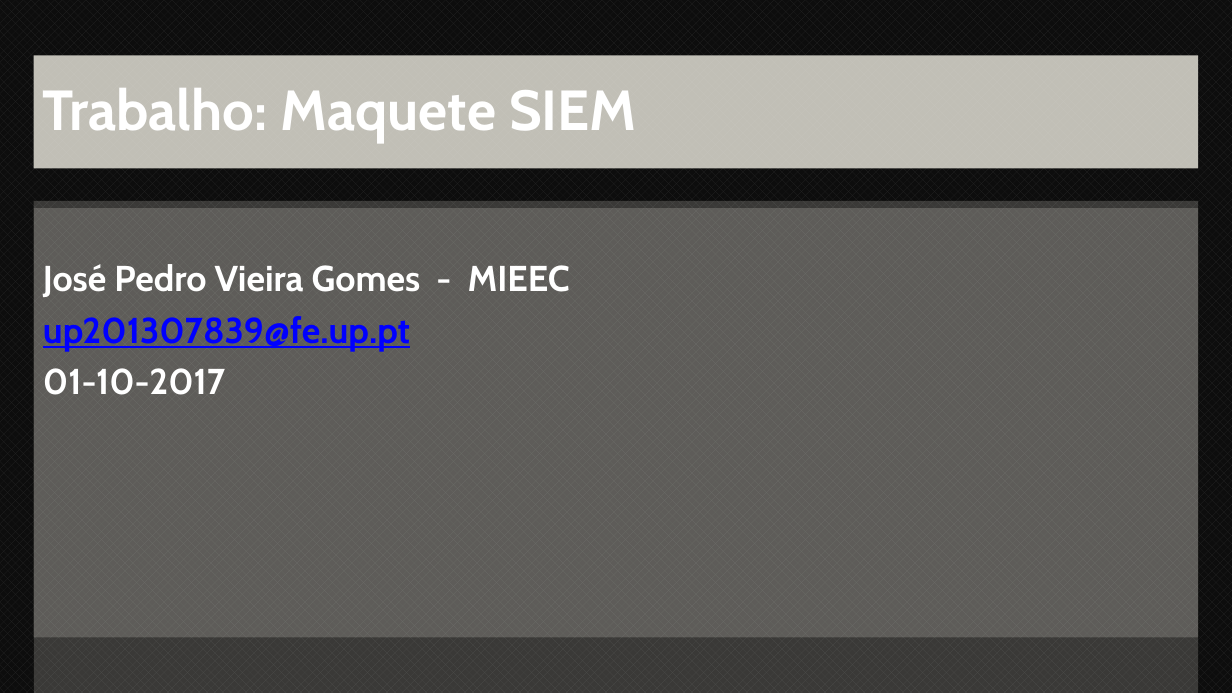
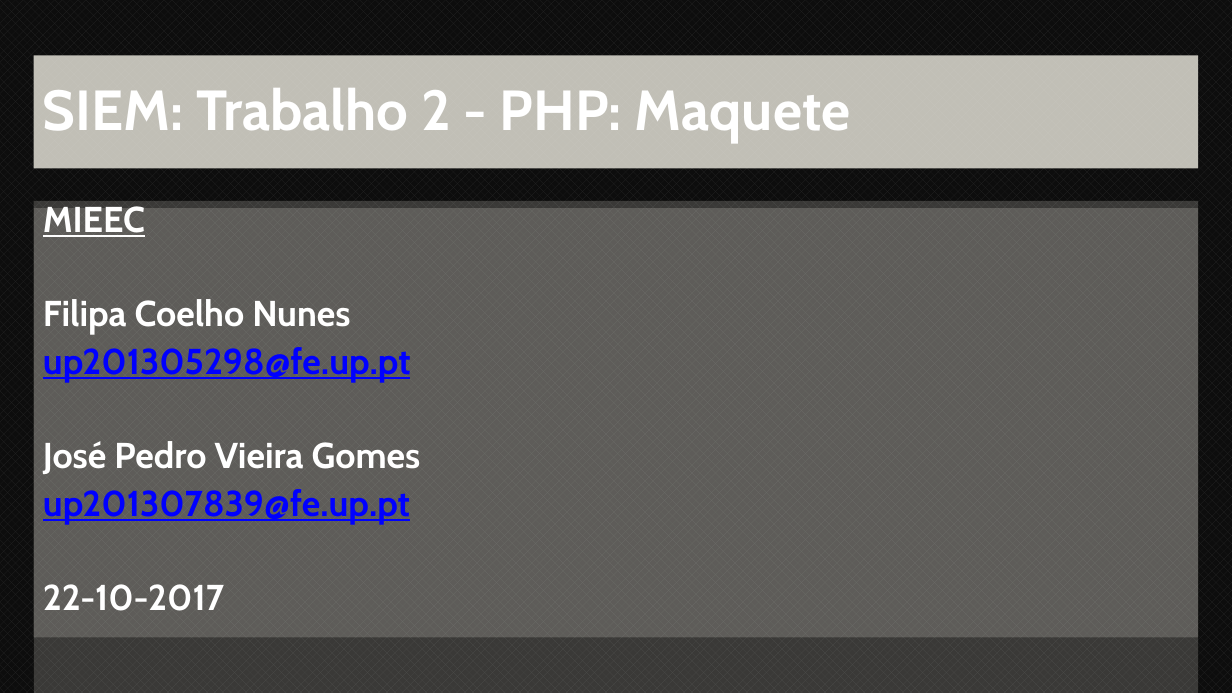
Before and after one commit to MoonlessS/bookshare, a slide deck: slide 1 of bookshare/relatorio/plano.pptx. Drawn at 1232x693 pixels with LibreOffice and Linux fonts; fonts in the diff are those of the drawing. Boxes give left, top, right and bottom in pixels: in the first picture for what was removed or moved away, otherwise in the second. Text is boxed around its words. In the diff, an @@ line names an element or a change of style, - is before the commit and + after.

```diff
--- a/bookshare/relatorio/plano.pptx
+++ b/bookshare/relatorio/plano.pptx
@@ title at [43, 88, 851, 143]: text changed @@
-Trabalho: Maquete SIEM
+SIEM: Trabalho 2 - PHP: Maquete
@@ text at [43, 206, 421, 474]: text changed @@
-José Pedro Vieira Gomes - MIEEC
+MIEEC
+Filipa Coelho Nunes
+up201305298@fe.up.pt
+José Pedro Vieira Gomes
@@ text at [43, 489, 410, 525]: line spacing 0.9 to 0.8 @@
@@ text at [43, 584, 224, 611]: text changed @@
-01-10-2017
+22-10-2017
```
Also in this commit, not shown: 4 other slides changed, 42 slides added, 1 slide removed, 5 other files.
